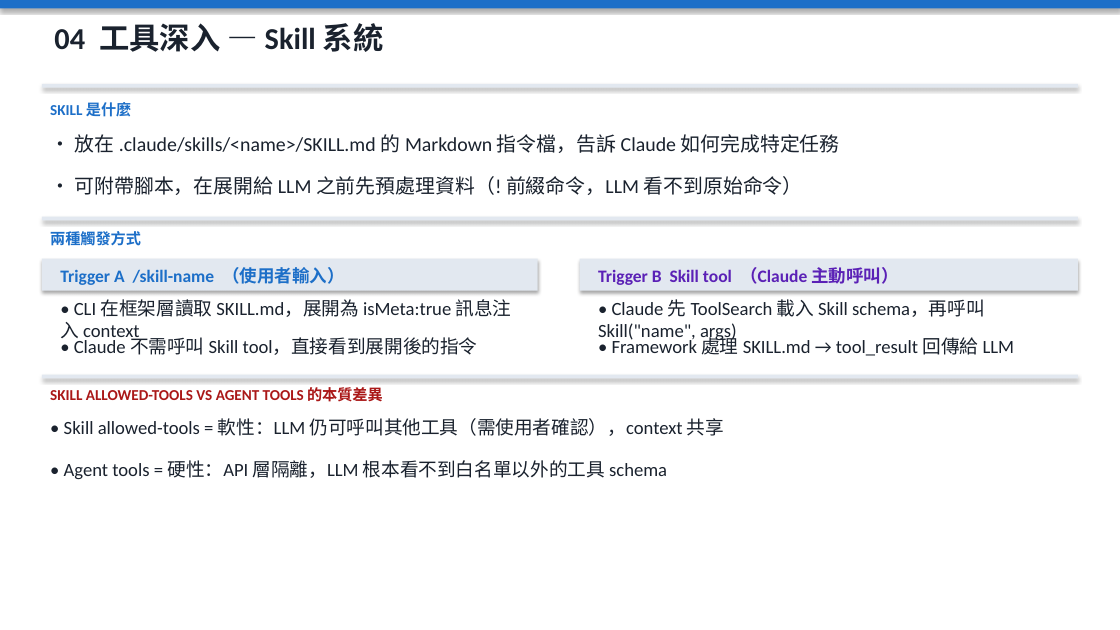
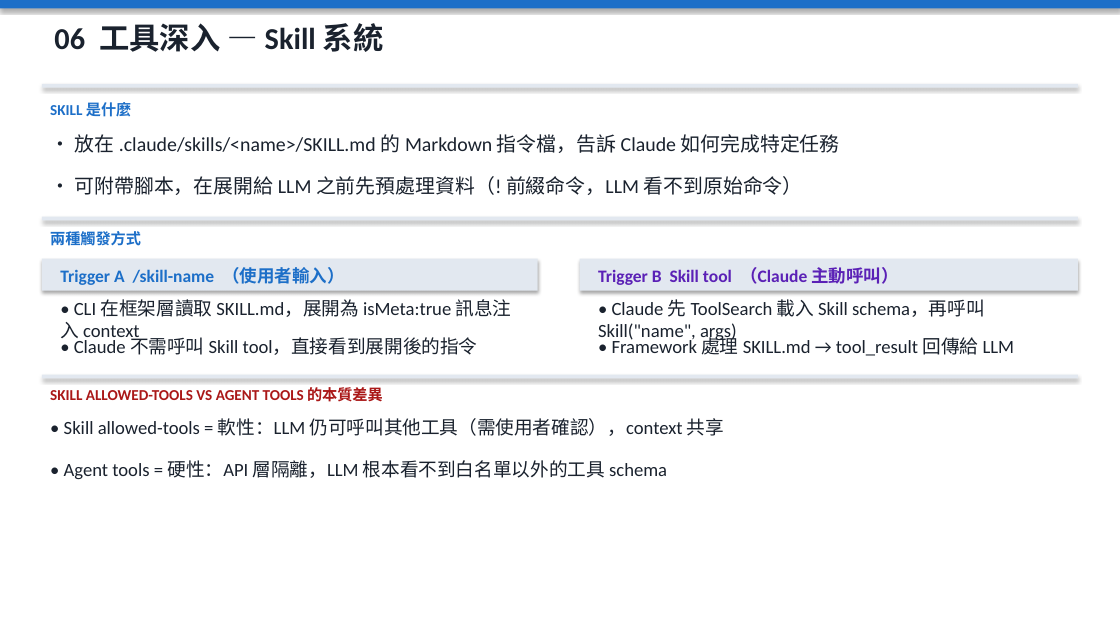
Before and after one commit to SunnyWenwen/reseach_claude_code, a slide deck: slide 18 of claude_code_full.pptx. Drawn at 1120x630 pixels with LibreOffice and Linux fonts; fonts in the diff are those of the drawing. Boxes give left, top, right and bottom in pixels: in the first picture for what was removed or moved away, otherwise in the second. Text is boxed around its words. In the diff, an @@ line names an element or a change of style, - is before the commit and + after.

```diff
--- a/claude_code_full.pptx
+++ b/claude_code_full.pptx
@@ text at [54, 23, 384, 52]: text changed @@
-04 工具深入 — Skill 系統
+06 工具深入 — Skill 系統
```
Also in this commit, not shown: 14 other slides changed, 1 slide added, 6 other files.
